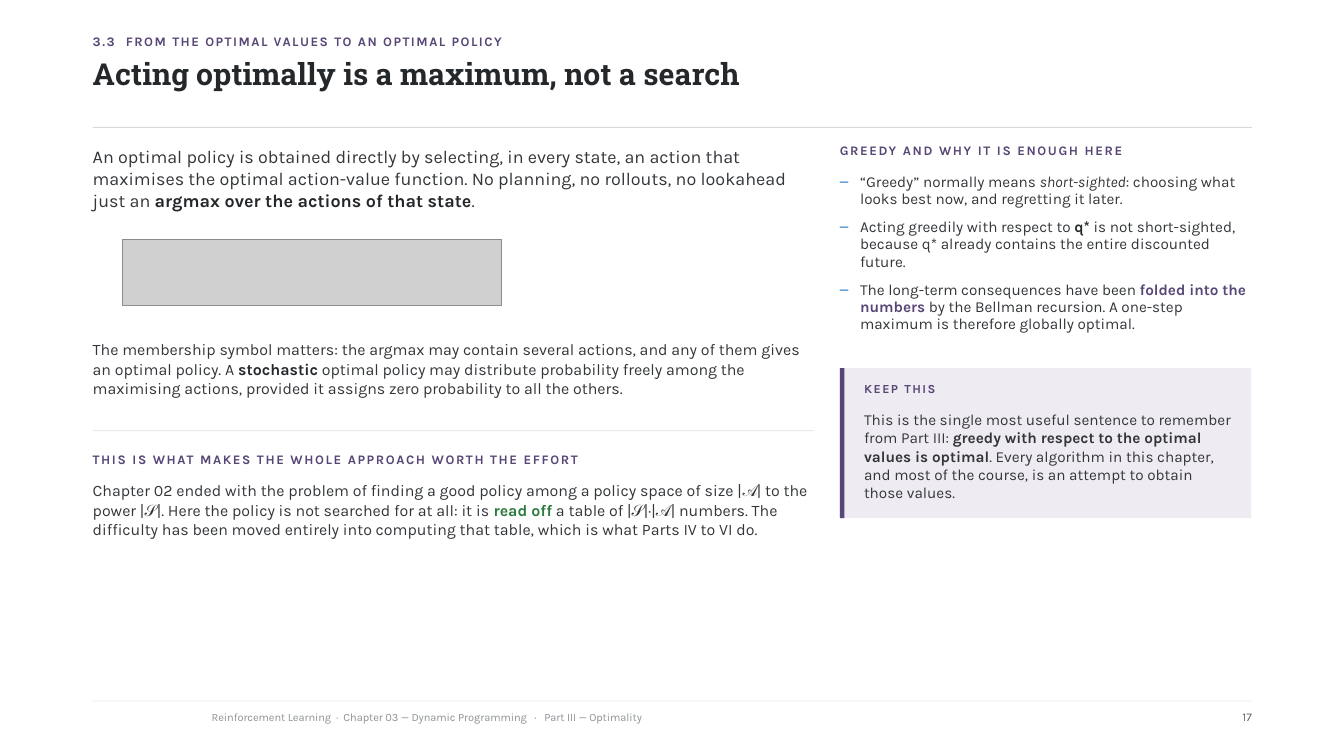
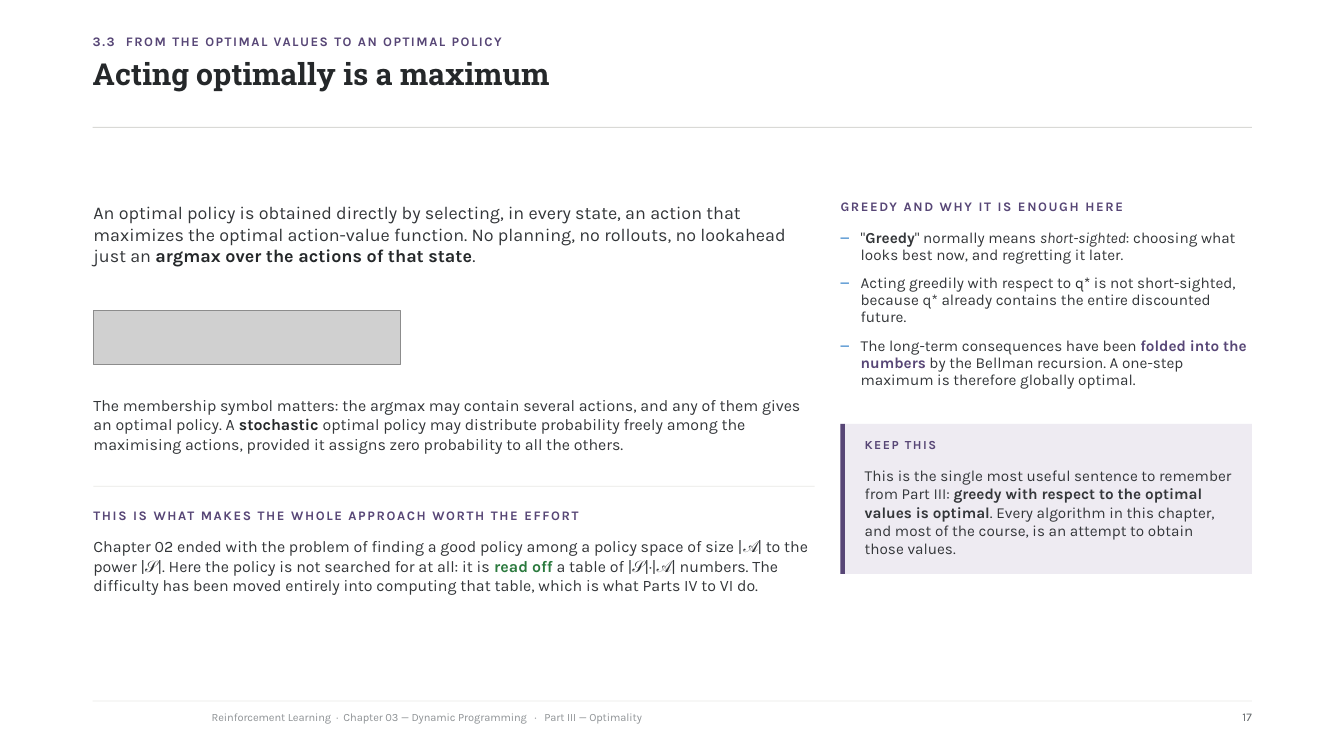
Before and after one commit to riccardoberta/reinforcement-learning, a slide deck: slide 17 of 03 - Dynamic Programming/slides.pptx. Drawn at 1344x756 pixels with LibreOffice and Linux fonts; fonts in the diff are those of the drawing; grey boxes stand for pictures; background and template pictures are left out. Boxes give left, top, right and bottom in pixels: in the first picture for what was removed or moved away, otherwise in the second. Text is boxed around its words. In the diff, an @@ line names an element or a change of style, - is before the commit and + after.

```diff
--- a/03 - Dynamic Programming/slides.pptx
+++ b/03 - Dynamic Programming/slides.pptx
@@ text at box(93, 62, 549, 92): text changed @@
-Acting optimally is a maximum, not a search
+Acting optimally is a maximum
@@ text at box(93, 206, 785, 267): text changed @@
-An optimal policy is obtained directly by selecting, in every state, an action that maximises the optimal action-value function. No planning, no rollouts, no lookahead just an argmax over the actions of that state.
+An optimal policy is obtained directly by selecting, in every state, an action that maximizes the optimal action-value function. No planning, no rollouts, no lookahead just an argmax over the actions of that state.
@@ picture removed at box(123, 239, 501, 306) @@
@@ text at box(861, 232, 1235, 264): text changed @@
-– “Greedy” normally means short-sighted: choosing what looks best now, and regretting it later.
+– "Greedy" normally means short-sighted: choosing what looks best now, and regretting it later.
@@ text at box(861, 277, 1235, 322): bold off in "q*" @@
@@ picture added at box(94, 312, 400, 365) @@
@@ 7 texts, 3 rectangles: place and size @@
-7 texts, 3 rectangles at box(93, 145, 1251, 539)
+7 texts, 3 rectangles at box(93, 201, 1252, 595)
```
Also in this commit, not shown: 20 other slides changed, 10 other files.
